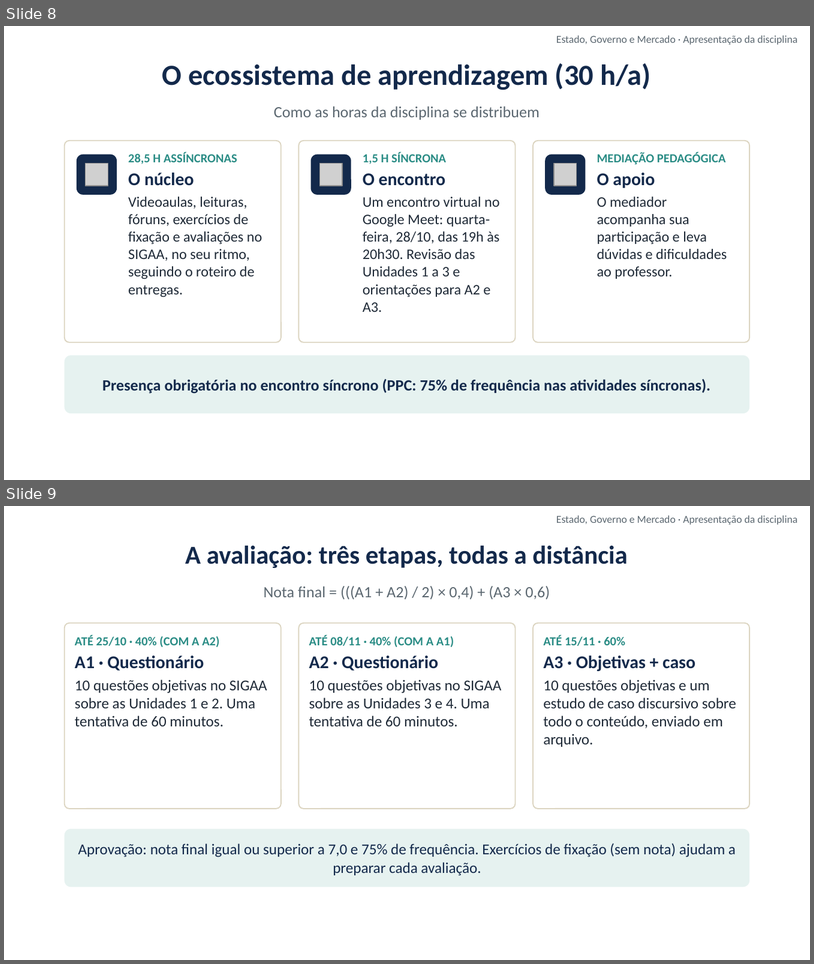
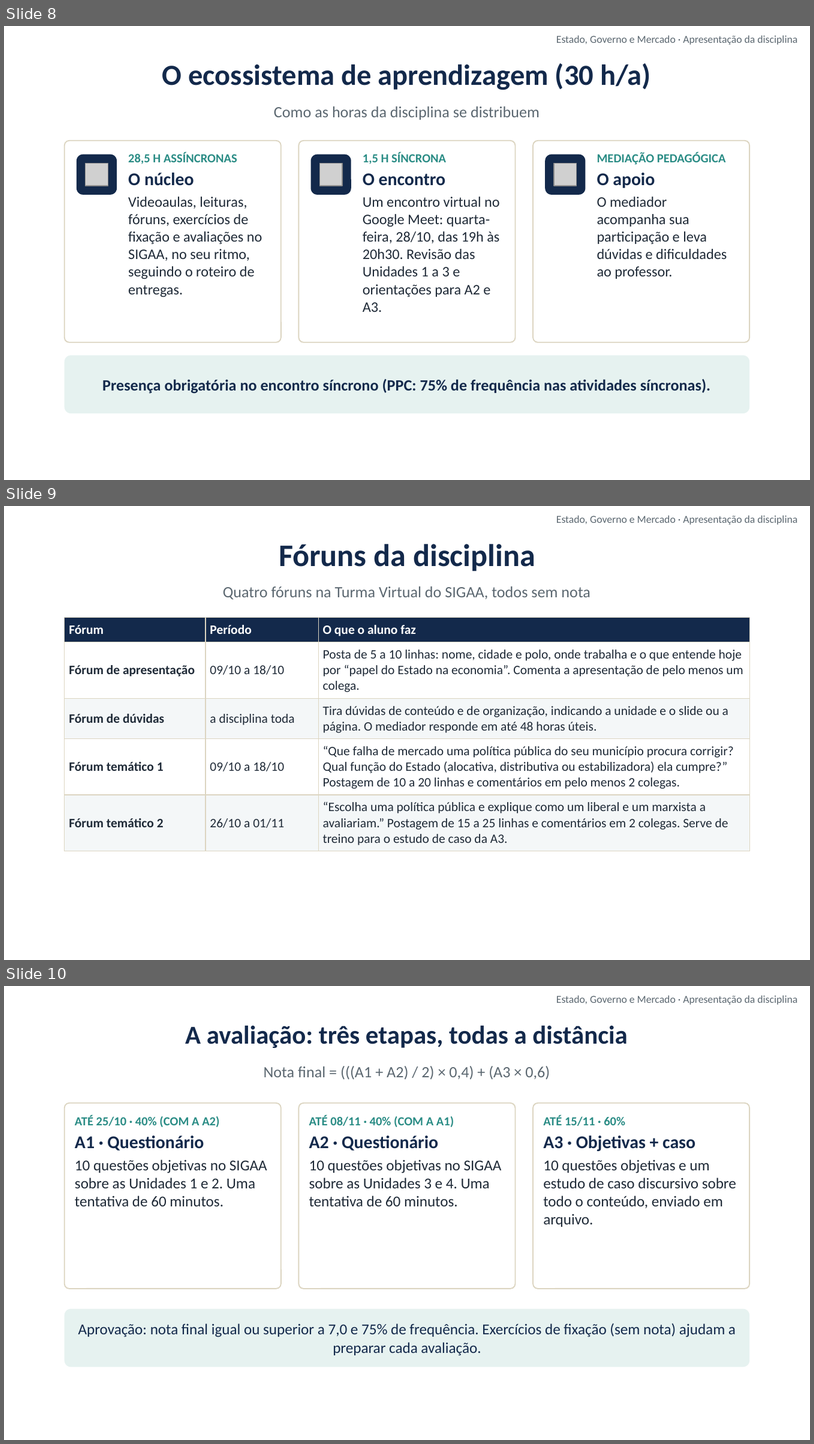
Before and after one commit to cleitonfranco74/gestao_publica, a slide deck: disciplina-01-estado-governo-mercado/materiais/00_Videoaula_de_Apresentacao.pptx. Shown one above the other, each under a label of ours: slides 8 and 9 before the commit, slides 8, 9 and 10 after it. The pictures are 814x964 and 814x1444 pixels, drawn with LibreOffice and Linux fonts; fonts in the diff are those of the drawing; grey boxes stand for pictures; background and template pictures are left out. Boxes give left, top, right and bottom in pixels: in the first picture for what was removed or moved away, otherwise in the second. Text is boxed around its words. In the diff, an @@ line names an element or a change of style, - is before the commit and + after.

```diff
--- a/disciplina-01-estado-governo-mercado/materiais/00_Videoaula_de_Apresentacao.pptx
+++ b/disciplina-01-estado-governo-mercado/materiais/00_Videoaula_de_Apresentacao.pptx
@@ slide 9 added at (4, 506, 810, 960), background picture (left out) @@
@@ text added at (557, 515, 798, 525), 9.5 pt, text #5B6770 @@
+Estado, Governo e Mercado · Apresentação da disciplina
@@ text added at (279, 544, 536, 571), 28 pt, text #13294B, bold @@
+Fóruns da disciplina
@@ text added at (223, 586, 591, 600), 14 pt, text #5B6770 @@
+Quatro fóruns na Turma Virtual do SIGAA, todos sem nota
@@ table added at (65, 617, 750, 847), 5 rows, 3 columns @@
+Fórum | Período | O que o aluno faz
+Fórum de apresentação | 09/10 a 18/10 | Posta de 5 a 10 linhas: nome, cidade e polo, onde trabalha e o que entende hoje por “papel do Estado na economia”. Comenta a apresentação de pelo menos um colega.
+Fórum de dúvidas | a disciplina toda | Tira dúvidas de conteúdo e de organização, indicando a unidade e o slide ou a página. O mediador responde em até 48 horas úteis.
+Fórum temático 1 | 09/10 a 18/10 | “Que falha de mercado uma política pública do seu município procura corrigir? Qual função do Estado (alocativa, distributiva ou estabilizadora) ela cumpre?” Postagem de 10 a 20 linhas e comentários em pelo menos 2 colegas.
+Fórum temático 2 | 26/10 a 01/11 | “Escolha uma política pública e explique como um liberal e um marxista a avaliariam.” Postagem de 15 a 25 linhas e comentários em 2 colegas. Serve de treino para o estudo de caso da A3.
@@ what was slide 9 is now slide 10 @@
```
Also in this commit, not shown: 1 slide changed, 16 other files.
